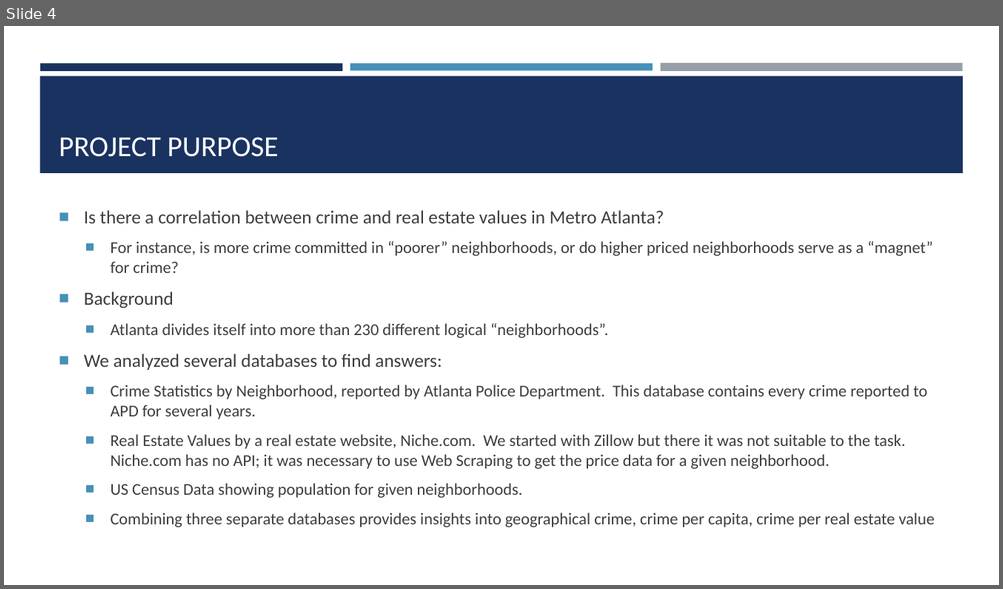
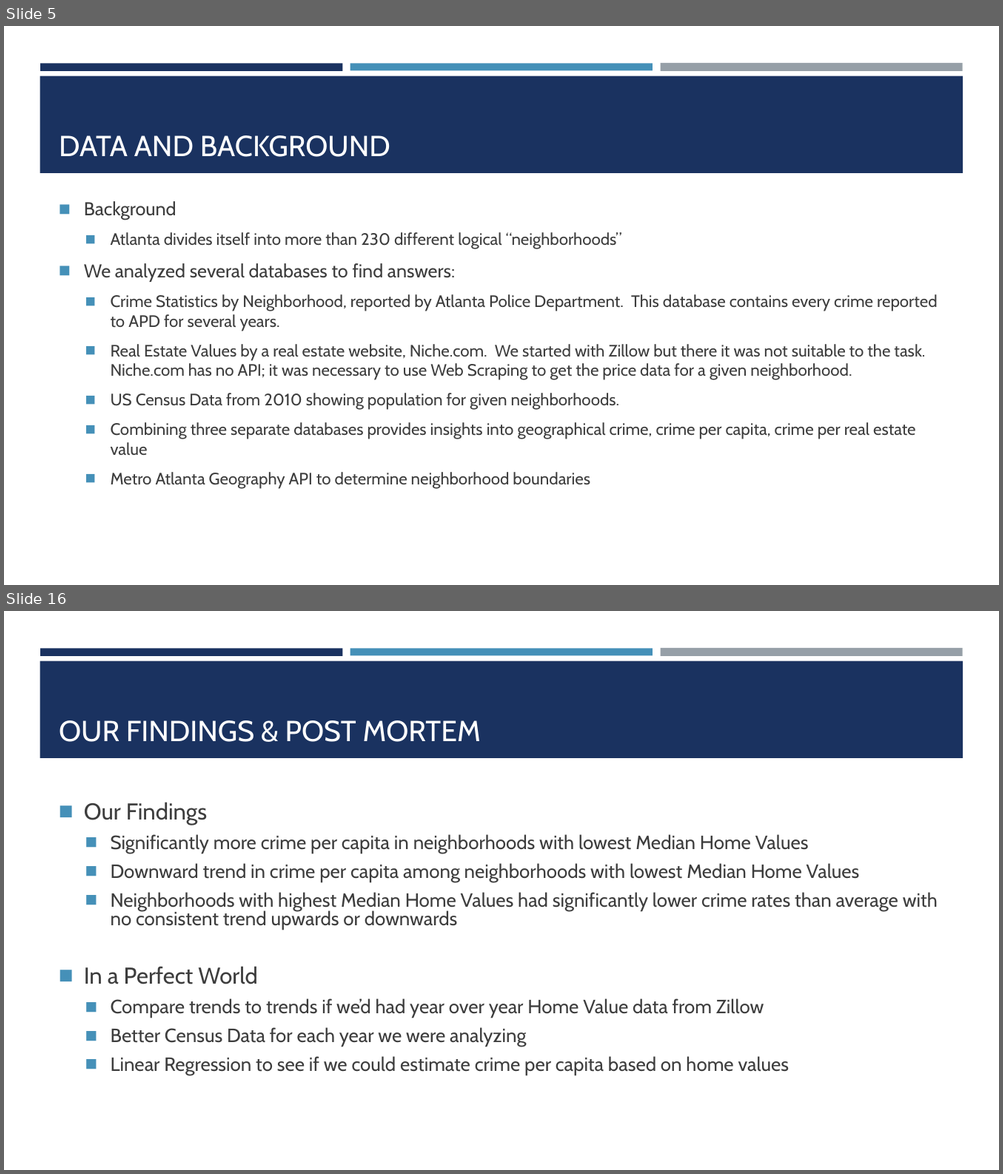
Before and after one commit to dmilestone/project-one, a slide deck: Crime and Real estate in Metro Atlanta.pptx. Shown one above the other, each under a label of ours: slide 4 before the commit, slides 5 and 16 after it; the slides between them are not shown. The pictures are 1003x589 and 1003x1174 pixels, drawn with LibreOffice and Linux fonts; fonts in the diff are those of the drawing. Boxes give left, top, right and bottom in pixels: in the first picture for what was removed or moved away, otherwise in the second. Text is boxed around its words. In the diff, an @@ line names an element or a change of style, - is before the commit and + after.

```diff
--- a/Crime and Real estate in Metro Atlanta.pptx
+++ b/Crime and Real estate in Metro Atlanta.pptx
@@ slide 16 added at bbox=[4, 611, 999, 1170], background #FFFFFF; not listed: 4 template elements that a slide beside it also shows @@
@@ title added at bbox=[59, 721, 481, 742], 28 pt, text #FFFFFF @@
+OUR FINDINGS & POST MORTEM
@@ text added at bbox=[84, 802, 937, 1076], 18.5 pt, text #3D3D3D @@
+◼ Our Findings
+  ◼ Significantly more crime per capita in neighborhoods with lowest Median Home Values
+  ◼ Downward trend in crime per capita among neighborhoods with lowest Median Home Values
+  ◼ Neighborhoods with highest Median Home Values had significantly lower crime rates than average with no consistent trend upwards or downwards
+◼ In a Perfect World
+  ◼ Compare trends to trends if we’d had year over year Home Value data from Zillow
+  ◼ Better Census Data for each year we were analyzing
+  ◼ Linear Regression to see if we could estimate crime per capita based on home values
@@ what was slide 4 is now slide 5 @@
@@ slide 5 changed as well @@
@@ title at bbox=[59, 136, 390, 157]: text changed; font Calibri to Cabin @@
-PROJECT PURPOSE
+DATA AND BACKGROUND
@@ text at bbox=[84, 201, 936, 455]: font Calibri to Cabin in "Background", "We analyzed several databases to find answers:", "Crime Statistics by Neighborhood, reported by Atlanta ...", "Real Estate Values by a real estate ..." and 1 more places; bullet ■ to ◼; less space between paragraphs @@
@@ text at bbox=[84, 210, 933, 273]: paragraphs removed @@
-■ Is there a correlation between crime and real estate values in Metro Atlanta?
-  ■ For instance, is more crime committed in “poorer” neighborhoods, or do higher priced neighborhoods serve as a “magnet” for crime?
@@ text at bbox=[111, 232, 622, 249]: text changed; font Calibri to Cabin @@
-  ■ Atlanta divides itself into more than 230 different logical “neighborhoods”.
+  ◼ Atlanta divides itself into more than 230 different logical “neighborhoods”
@@ text at bbox=[111, 393, 620, 410]: text changed; font Calibri to Cabin @@
-  ■ US Census Data showing population for given neighborhoods.
+  ◼ US Census Data from 2010 showing population for given neighborhoods.
@@ text at bbox=[111, 472, 590, 488]: paragraph added @@
+  ◼ Metro Atlanta Geography API to determine neighborhood boundaries
```
Also in this commit, not shown: 3 other slides changed, 12 other slides added, 1 slide removed, 1 other file.
